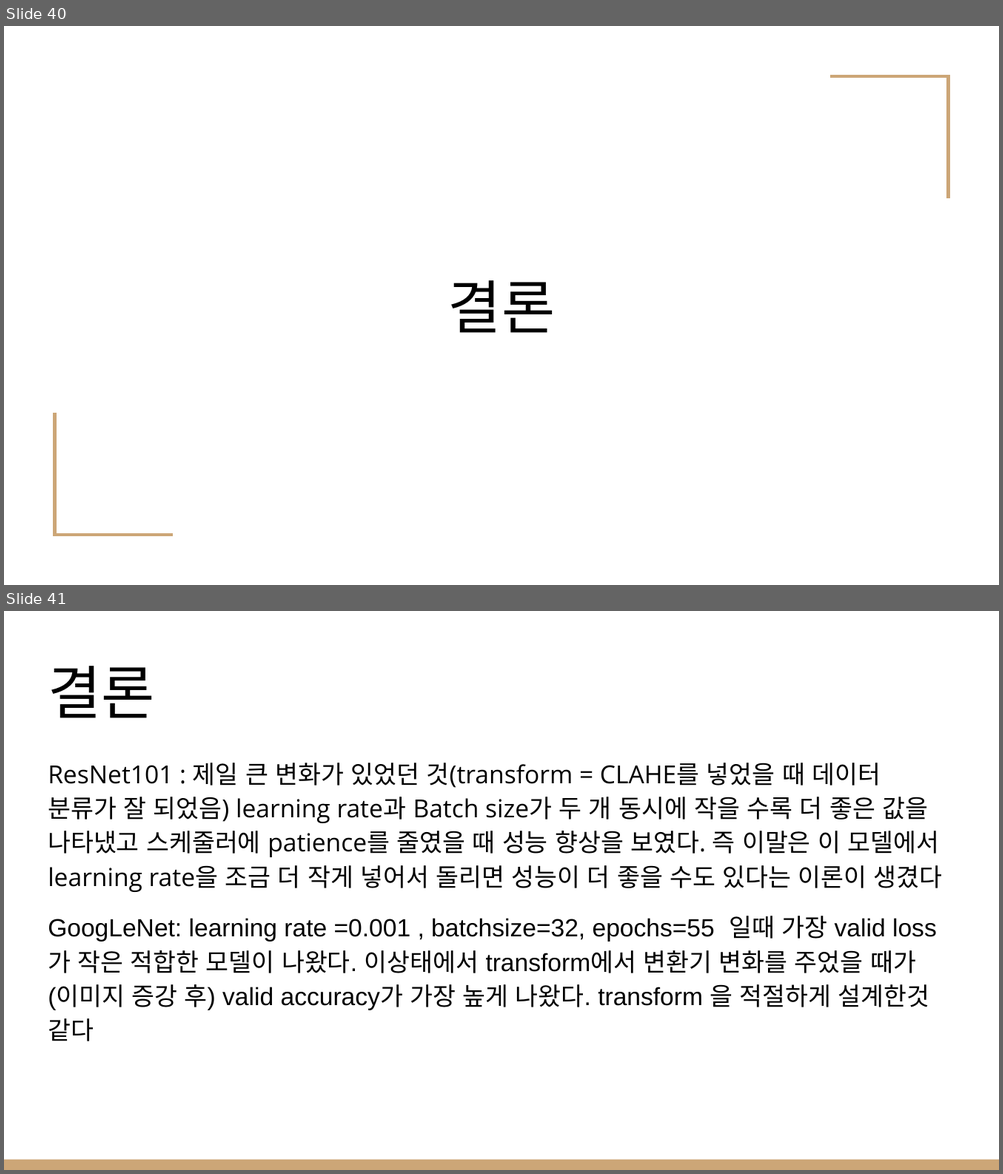
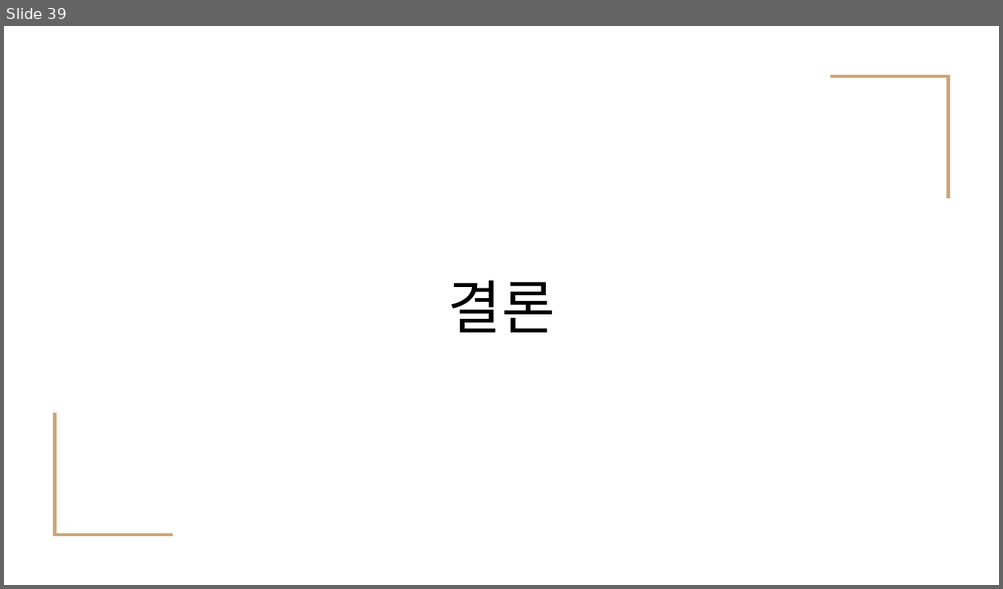
Before and after one commit to MAINHO-JO/3rd-Project-1team, a slide deck: 프로젝트3 - 이미지 분류.pptx. Shown one above the other, each under a label of ours: slides 40 and 41 before the commit, slide 39 after it. The pictures are 1003x1174 and 1003x589 pixels, drawn with LibreOffice and Linux fonts; fonts in the diff are those of the drawing. Boxes give left, top, right and bottom in pixels: in the first picture for what was removed or moved away, otherwise in the second. Text is boxed around its words. In the diff, an @@ line names an element or a change of style, - is before the commit and + after.

```diff
--- a/프로젝트3 - 이미지 분류.pptx
+++ b/프로젝트3 - 이미지 분류.pptx
@@ slide 41 removed at (x1=4, y1=611, x2=999, y2=1170), background #FFFFFF @@
@@ title removed at (x1=48, y1=666, x2=154, y2=718) @@
-결론
@@ text removed at (x1=48, y1=763, x2=942, y2=1042) @@
-ResNet101 : 제일 큰 변화가 있었던 것(transform = CLAHE를 넣었을 때 데이터 분류가 잘 되었음) learning rate과 Batch size가 두 개 동시에 작을 수록 더 좋은 값을 나타냈고 스케줄러에 patience를 줄였을 때 성능 향상을 보였다. 즉 이말은 이 모델에서 learning rate을 조금 더 작게 넣어서 돌리면 성능이 더 좋을 수도 있다는 이론이 생겼다
-GoogLeNet: learning rate =0.001 , batchsize=32, epochs=55 일때 가장 valid loss가 작은 적합한 모델이 나왔다. 이상태에서 transform에서 변환기 변화를 주었을 때가 (이미지 증강 후) valid accuracy가 가장 높게 나왔다. transform 을 적절하게 설계한것 같다
@@ rectangle removed at (x1=4, y1=1160, x2=999, y2=1170) @@
@@ what was slide 40 is now slide 39 @@
```
Also in this commit, not shown: 3 slides changed, 3 other slides removed.
